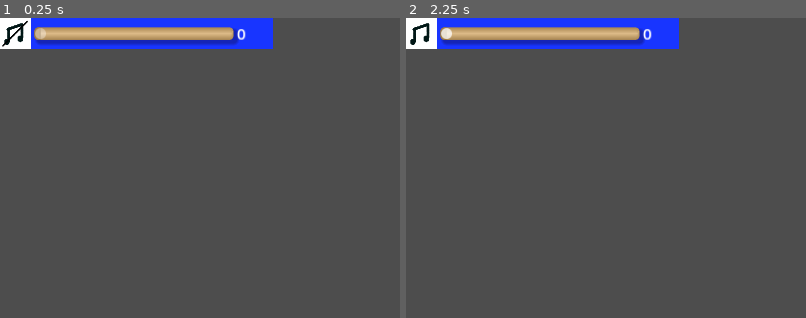
Above: before the commit, frames 1-2 (left to right).
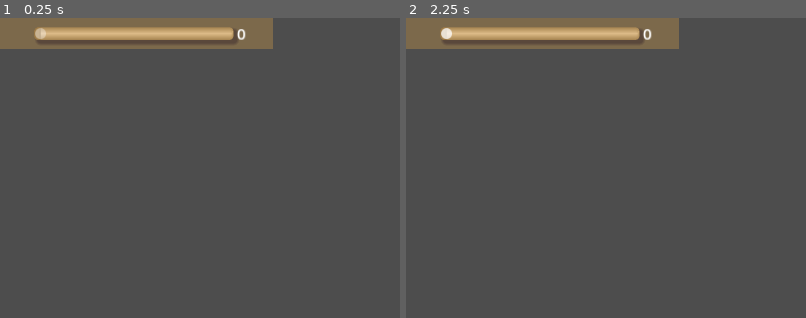
Above: after the commit, the same moments.

Repository: Infini-Creation/Ishid-O-Matic_Reborn
Game: Godot game, scene res://Scenes/SettingsMenu/settings_audio_volume.tscn
The game is run twice, just before and just after one commit, with the same random seed, the same clock (stepped at 60 frames per second) and the same inputs. This scene is started directly instead of the project's main scene.
Inputs (mouse positions are % of the whole screen's width and height, from its top left):
- Up to frame 1 (0.25 s): no input
- Up to frame 2 (2.25 s): click (2, 3) at 0.5 s; click (2, 3) at 1.25 s; click (2, 3) at 2 s
The pictures show only the part of the screen within x 0-50%, y 0-50%; the shares and areas given below are measured in that part.

The runs differ from the first frame. In frame 1, 5.1% of the frame differs, in the area x 0-69%, y 0-11%; in frame 2, 5.1%.

Commit message:
audio_volume scene updated/improved
-add an audio type to make it fully generic and know which setting is related to the scene
-add global constants
-add some global additional debug info in save/load functions

Diff:
--- a/project/Scenes/SettingsMenu/settings_audio_volume.tscn
+++ b/project/Scenes/SettingsMenu/settings_audio_volume.tscn
@@ -1,9 +1,7 @@
-[gd_scene load_steps=6 format=3 uid="uid://ll6lo1qpru7x"]
+[gd_scene load_steps=4 format=3 uid="uid://ll6lo1qpru7x"]
 
 [ext_resource type="Script" path="res://Scripts/Menus/settings_audio_volume.gd" id="1_xjfki"]
 [ext_resource type="Theme" uid="uid://0js83h3tu5ft" path="res://ishido-base.tres" id="2_p5362"]
-[ext_resource type="Texture2D" uid="uid://dmma2bje76kym" path="res://Arts/Gfx/Icons/settings-music-icon.png" id="3_mk44f"]
-[ext_resource type="Texture2D" uid="uid://b5r7qirm0jrya" path="res://Arts/Gfx/Icons/ishido-settings-music-disabled-icon.png" id="4_nyub7"]
 
 [sub_resource type="SystemFont" id="SystemFont_tuk2c"]
 subpixel_positioning = 0
@@ -17,8 +15,6 @@
 size_flags_horizontal = 3
 size_flags_vertical = 3
 script = ExtResource("1_xjfki")
-audio_enabled_icon = ExtResource("3_mk44f")
-audio_disabled_icon = ExtResource("4_nyub7")
 
 [node name="ColorRect" type="ColorRect" parent="."]
 layout_mode = 1
@@ -30,7 +26,7 @@
 auto_translate = false
 localize_numeral_system = false
 theme = ExtResource("2_p5362")
-color = Color(0.0941176, 0.207843, 1, 1)
+color = Color(0.627451, 0.494118, 0.290196, 0.568627)
 
 [node name="HBoxContainer" type="HBoxContainer" parent="."]
 layout_mode = 1
--- a/project/Scripts/Global.gd
+++ b/project/Scripts/Global.gd
@@ -18,6 +18,9 @@
 const HIGHSCORES_SCORE_IDX = 1
 const HIGHSCORES_FOURWAYS_IDX = 2
 const HIGHSCORES_TILESREMAINING_IDX = 3
+
+const AUDIO_TYPE_SOUNDEFFECT = 0
+const AUDIO_TYPE_MUSIC = 1
 
 var stats : Dictionary = {
 	"GamesPlayed": 0,
@@ -97,24 +100,24 @@
 	var config = ConfigFile.new()
 
 	for item in settings:
-		Global.debug("item=["+item+"]")
+		Global.debug("sav item=["+item+"]")
 		if settings[item] is Dictionary:
 			for subItem in settings[item]:
-				Global.debug("subItem=["+subItem+"]")
+				Global.debug("sav subItem=["+subItem+"]="+str(settings[item][subItem]))
 				config.set_value(item, subItem, settings[item][subItem])
 		else:
 			config.set_value("misc", item, settings[item])
 
 	var error = config.save(SETTINGS_FILE_PATH)
 	if error != OK:
-		Global.debug("error=["+error+"]") #TODO: deal with eror
+		Global.debug("sav error=["+error+"]") #TODO: deal with eror
 
 
 func load_config():
 	var config = ConfigFile.new()
 	var error = config.load(SETTINGS_FILE_PATH)
 	if error != OK:
-		Global.debug("error=["+error+"]") #TODO: deal with eror
+		Global.debug("load error=["+error+"]") #TODO: deal with eror
 	else:
 
 		for item in settings:
--- a/project/Scripts/Menus/settings_audio_volume.gd
+++ b/project/Scripts/Menus/settings_audio_volume.gd
@@ -2,6 +2,7 @@
 
 # use global to adjust volume and/or enable/disable music
 
+@export var audio_type : int
 @export var audio_enabled_icon : Texture
 @export var audio_disabled_icon : Texture
 
@@ -10,7 +11,7 @@
 var audio_volume : int
 var audio_enabled : bool
 
-signal settings_updated(int, bool)
+signal settings_updated(audio_type, audio_volume, audio_enabled)
 
 func _ready():
 	Global.debug_enabled = true #tmp
@@ -24,23 +25,25 @@
 	VolumeValue.text = str($HBoxContainer/HSlider.value)
 
 
-func load_settings(updated_audio_volume : int, updated_music_enabled : bool) -> void:
+func load_settings(updated_audio_volume : int, updated_audio_enabled : bool) -> void:
 	if updated_audio_volume >= 0 and updated_audio_volume <= 100:
 		audio_volume = updated_audio_volume
-	audio_enabled = updated_music_enabled
-	Global.debug("umv="+str(updated_audio_volume)+" ume="+str(updated_music_enabled))
-	Global.debug("mv="+str(audio_volume)+" me="+str(audio_enabled))
+	audio_enabled = updated_audio_enabled
+	Global.debug("umv"+str(audio_type)+"="+str(updated_audio_volume)+" ume="+str(updated_audio_enabled))
+	Global.debug("mv"+str(audio_type)+"="+str(audio_volume)+" me="+str(audio_enabled))
 
 	$HBoxContainer/HSlider.value = audio_volume
 	$HBoxContainer/TextureButton.button_pressed = !audio_enabled
 
 
 func _on_texture_button_toggled(button_pressed):
-	Global.debug("butt press="+str(button_pressed))
+	Global.debug("av butt press="+str(button_pressed))
 	$HBoxContainer/HSlider.editable = !button_pressed
-	#bp=true = music disabled, false = enabled
-	settings_updated.emit(audio_volume, !button_pressed)
+	audio_enabled = !button_pressed
+	#bp=true = audio disabled, false = enabled
+	Global.debug("av settings signal="+str(button_pressed))
+	settings_updated.emit(audio_type, audio_volume, !button_pressed)
 
 func _on_h_slider_value_changed(value):
 	VolumeValue.text = str(value)
-	settings_updated.emit(value, audio_enabled)
+	settings_updated.emit(audio_type, value, audio_enabled)
